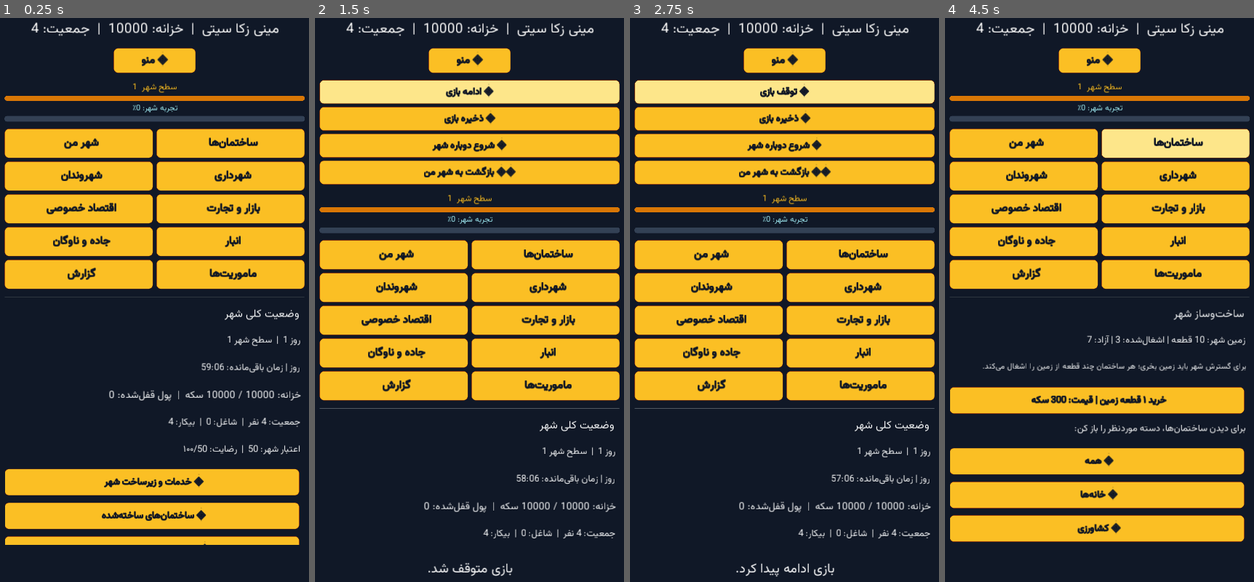
Above: before the commit, frames 1-4 (left to right).
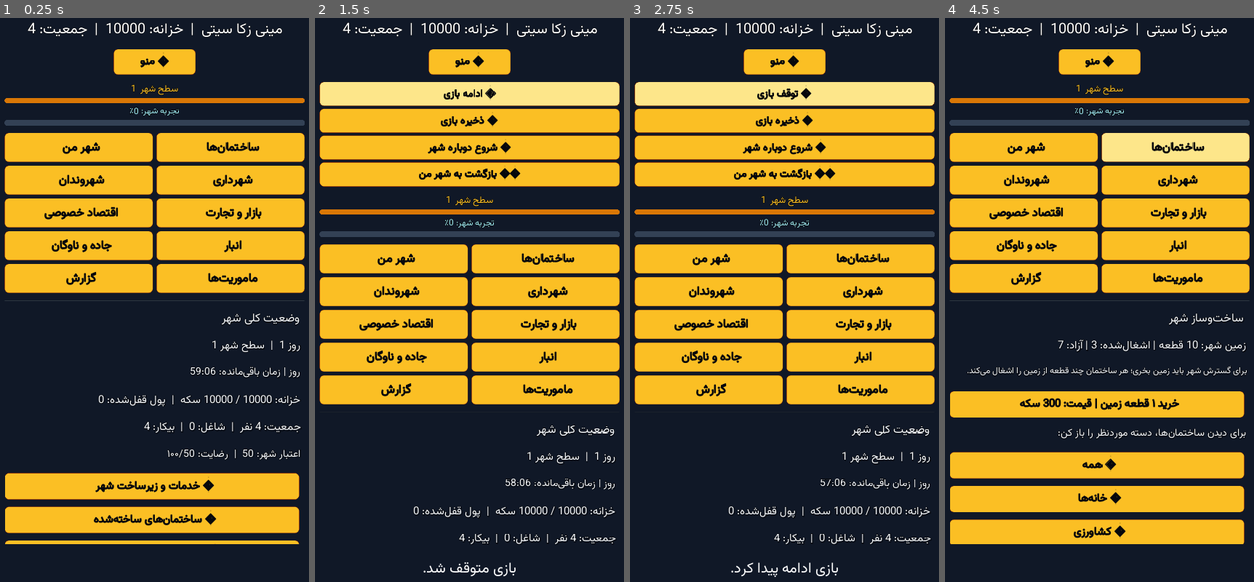
Above: after the commit, the same moments.

Repository: zekainstabot/mini-zeka-city
Game: Godot game, scene res://Main.tscn
The game is run twice, just before and just after one commit, with the same random seed, the same clock (stepped at 60 frames per second) and the same inputs.
Inputs:
- Up to frame 1 (0.25 s): no input
- Up to frame 2 (1.5 s): click "ﻮﻨﻣ ☰" at 0.5 s; click "ﯼﺯﺎﺑ ﻒﻗﻮﺗ ⏸" at 1.25 s
- Up to frame 3 (2.75 s): click "ﯼﺯﺎﺑ ﻪﻣﺍﺩﺍ ▶" at 2 s
- Up to frame 4 (4.5 s): click "ﯼﺯﺎﺑ ﻩﺮﯿﺧﺫ 💾" at 2.75 s; click "ﻦﻣ ﺮﻬﺷ" at 3.5 s; click "ﺎﻫ‌ﻥﺎﻤﺘﺧﺎﺳ" at 4.25 s

The runs differ from the first frame. In frame 1, 21% of the frame differs, in the area x 1-99%, y 0-94%; in frame 2, 20%; in frame 3, 20%; in frame 4, 22%.

Commit message:
Sharpen and darken button text across the UI

Diff:
--- a/scripts/Main.gd
+++ b/scripts/Main.gd
@@ -386,7 +386,8 @@
 	ui_font = DynamicFont.new()
 	ui_font.font_data = font_data
 	ui_font.size = 20
-	ui_font.use_filter = true
+	# Avoid texture filtering: it softens glyph edges and makes small UI text look blurry.
+	ui_font.use_filter = false
 	ui_font.use_mipmaps = false
 
 func _apply_font(control, size=18):
@@ -394,12 +395,13 @@
 		return
 	var font = DynamicFont.new()
 	font.font_data = ui_font.font_data
-	font.use_filter = true
+	# Keep the rendered glyph edges crisp instead of smoothing the font texture.
+	font.use_filter = false
 	font.use_mipmaps = false
-	# Slightly larger glyphs and a subtle dark outline improve readability on mobile.
-	font.size = int(size) + (3 if get_viewport_rect().size.x < 900 else 2)
+	# Larger glyphs plus a dark outline improve readability on compact screens.
+	font.size = int(size) + (5 if get_viewport_rect().size.x < 900 else 4)
 	font.outline_size = 1
-	font.outline_color = Color("#0b1220")
+	font.outline_color = Color("#05070b")
 	control.add_font_override("font", font)
 	return font
 
@@ -426,10 +428,11 @@
 	button.add_stylebox_override("focus", _button_style(hover_color, Color("#78350f")))
 	button.add_stylebox_override("pressed", _button_style(pressed_color, Color("#78350f")))
 	button.add_stylebox_override("disabled", _button_style(Color("#64748b"), Color("#94a3b8")))
-	button.add_color_override("font_color", Color("#111827"))
-	button.add_color_override("font_color_focus", Color("#111827"))
-	button.add_color_override("font_color_hover", Color("#111827"))
-	button.add_color_override("font_color_pressed", Color("#111827"))
+	# Use near-black text in every interactive state so labels stay readable.
+	button.add_color_override("font_color", Color("#05070b"))
+	button.add_color_override("font_color_focus", Color("#05070b"))
+	button.add_color_override("font_color_hover", Color("#05070b"))
+	button.add_color_override("font_color_pressed", Color("#05070b"))
 	button.add_color_override("font_color_disabled", Color("#e2e8f0"))
 
 func _clear_content():
